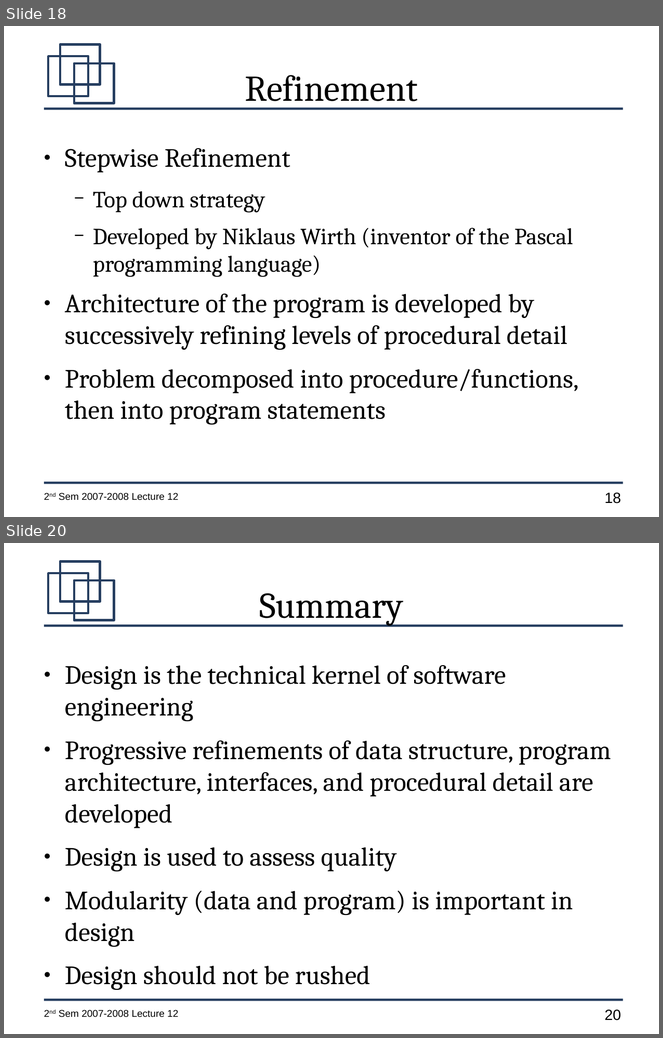
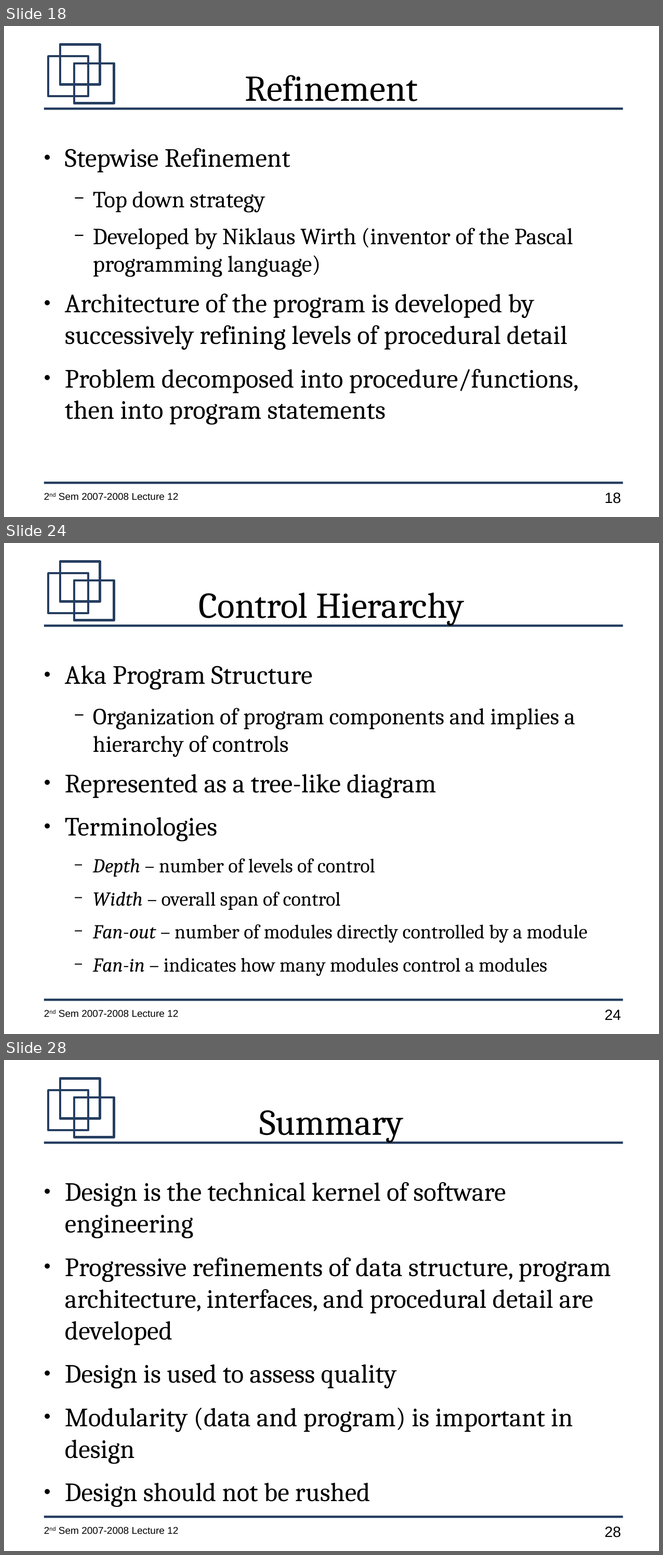
Before and after one commit to jachermocilla/jach-homepage, a slide deck: CMSC128-2nd-Sem-2007-L13.odp. Shown one above the other, each under a label of ours: slides 18 and 20 before the commit, slides 18, 24 and 28 after it; the slides between them are not shown. The pictures are 663x1038 and 663x1555 pixels, drawn with LibreOffice and Linux fonts; fonts in the diff are those of the drawing. Boxes give left, top, right and bottom in pixels: in the first picture for what was removed or moved away, otherwise in the second. Text is boxed around its words. In the diff, an @@ line names an element or a change of style, - is before the commit and + after.

```diff
--- a/CMSC128-2nd-Sem-2007-L13.odp
+++ b/CMSC128-2nd-Sem-2007-L13.odp
@@ slide 24 added at (4,543,659,1034), background #FFFFFF; not listed: 7 template elements that a slide beside it also shows @@
@@ title added at (198,592,464,626), 44 pt, text #000000 @@
+Control Hierarchy
@@ text added at (65,665,587,977), 24 pt, text #000000 @@
+● Aka Program Structure
+  − Organization of program components and implies a hierarchy of controls
+● Represented as a tree-like diagram
+● Terminologies
+  − Depth – number of levels of control
+  − Width – overall span of control
+  − Fan-out – number of modules directly controlled by a module
+  − Fan-in – indicates how many modules control a modules
@@ what was slide 20 is now slide 28 @@
@@ page number at (605,1527,621,1538): text changed @@
-20
+28
```
Also in this commit, not shown: 1 slide changed, 7 other slides added.
